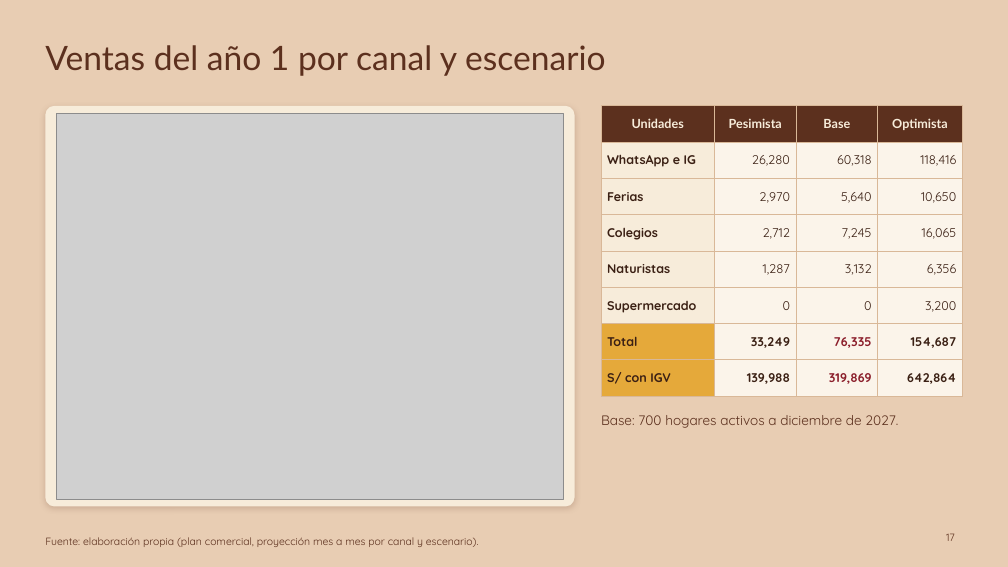
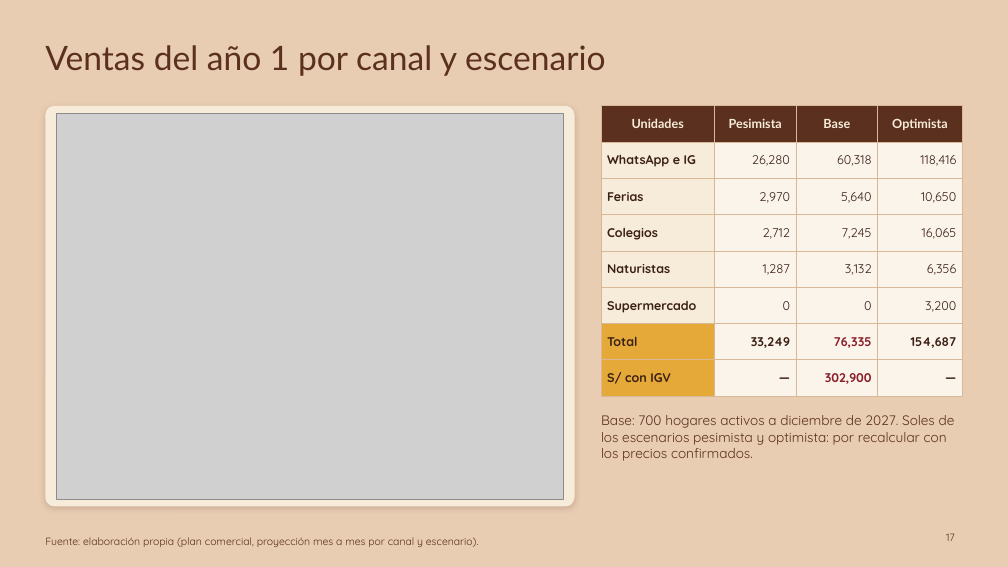
Before and after one commit to Darknow-web/Desarrollo-y-lanzamiento-de-producto-y-marca, a slide deck: slide 17 of 04-reformulacion/T1-presentacion-AndiBite-2-0.pptx. Drawn at 1008x567 pixels with LibreOffice and Linux fonts; fonts in the diff are those of the drawing; grey boxes stand for pictures. Boxes give left, top, right and bottom in pixels: in the first picture for what was removed or moved away, otherwise in the second. Text is boxed around its words. In the diff, an @@ line names an element or a change of style, - is before the commit and + after.

```diff
--- a/04-reformulacion/T1-presentacion-AndiBite-2-0.pptx
+++ b/04-reformulacion/T1-presentacion-AndiBite-2-0.pptx
@@ table at box(601, 106, 963, 388) @@
-row 8: S/ con IGV | 139,988 | 319,869 | 642,864
+row 8: S/ con IGV | — | 302,900 | —
@@ text at box(601, 415, 955, 461): text changed @@
-Base: 700 hogares activos a diciembre de 2027.
+Base: 700 hogares activos a diciembre de 2027. Soles de los escenarios pesimista y optimista: por recalcular con los precios confirmados.
```
Also in this commit, not shown: 7 other slides changed, 11 other files.
